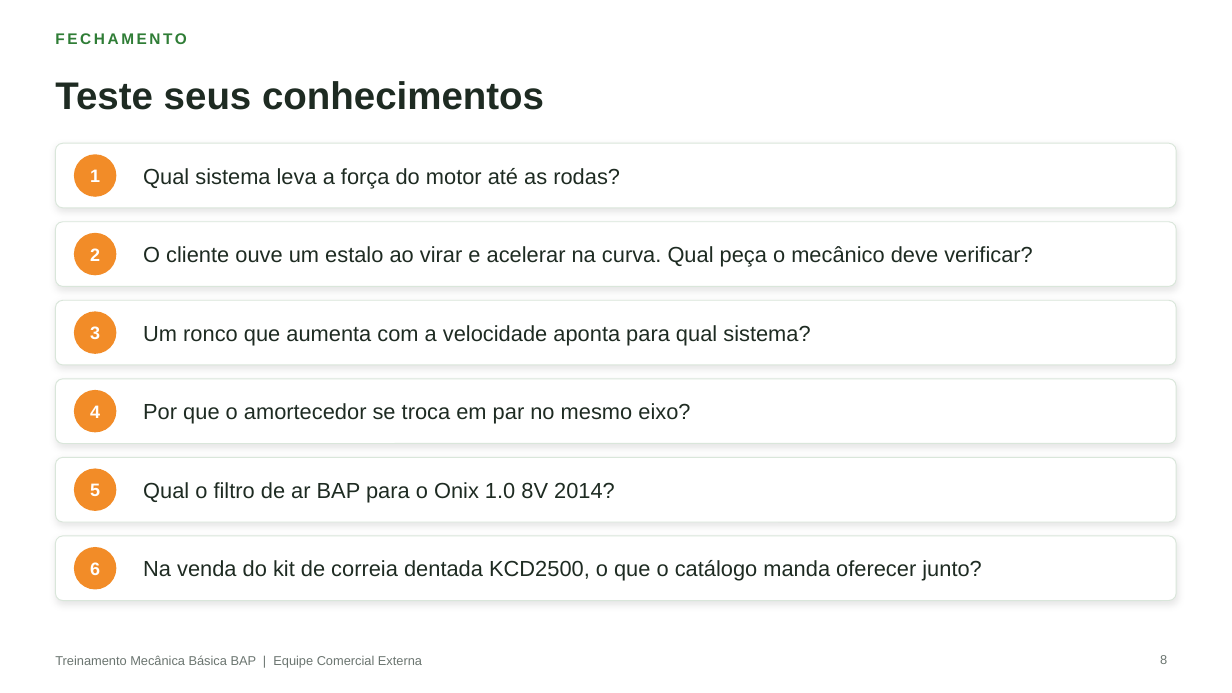
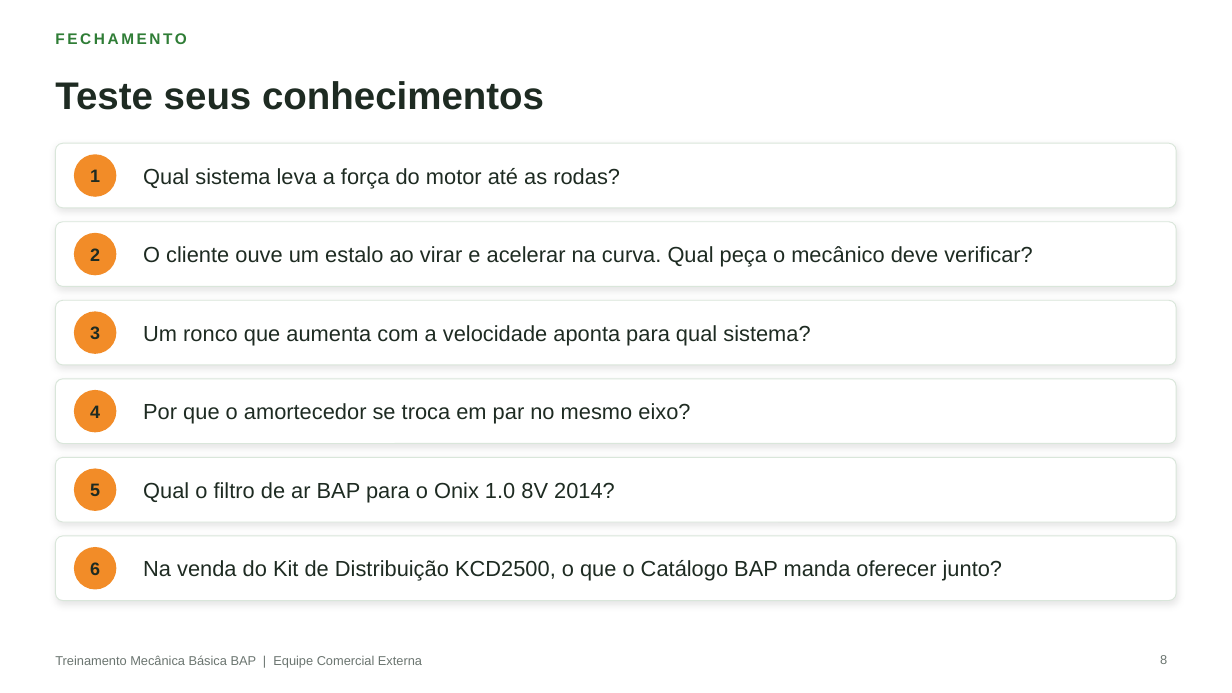
Before and after one commit to aloirr/bapajudacatalogo, a slide deck: slide 8 of catalogo_grafico/simulacoes/T-0032/AMOSTRA_Treinamento_Mecanica_Basica_BAP.pptx. Drawn at 1232x693 pixels with LibreOffice and Linux fonts; fonts in the diff are those of the drawing; background and template pictures are left out. Boxes give left, top, right and bottom in pixels: in the first picture for what was removed or moved away, otherwise in the second. Text is boxed around its words. In the diff, an @@ line names an element or a change of style, - is before the commit and + after.

```diff
--- a/catalogo_grafico/simulacoes/T-0032/AMOSTRA_Treinamento_Mecanica_Basica_BAP.pptx
+++ b/catalogo_grafico/simulacoes/T-0032/AMOSTRA_Treinamento_Mecanica_Basica_BAP.pptx
@@ text colour #FFFFFF to #1E2B22 in 6 elements at bbox=[90, 169, 100, 182], bbox=[90, 248, 100, 261], bbox=[90, 326, 100, 339], bbox=[90, 405, 100, 418], bbox=[90, 483, 100, 496], bbox=[90, 562, 100, 575] @@
@@ text at bbox=[143, 560, 1002, 581]: text changed @@
-Na venda do kit de correia dentada KCD2500, o que o catálogo manda oferecer junto?
+Na venda do Kit de Distribuição KCD2500, o que o Catálogo BAP manda oferecer junto?
```
Also in this commit, not shown: 5 other slides changed, 10 other files.
